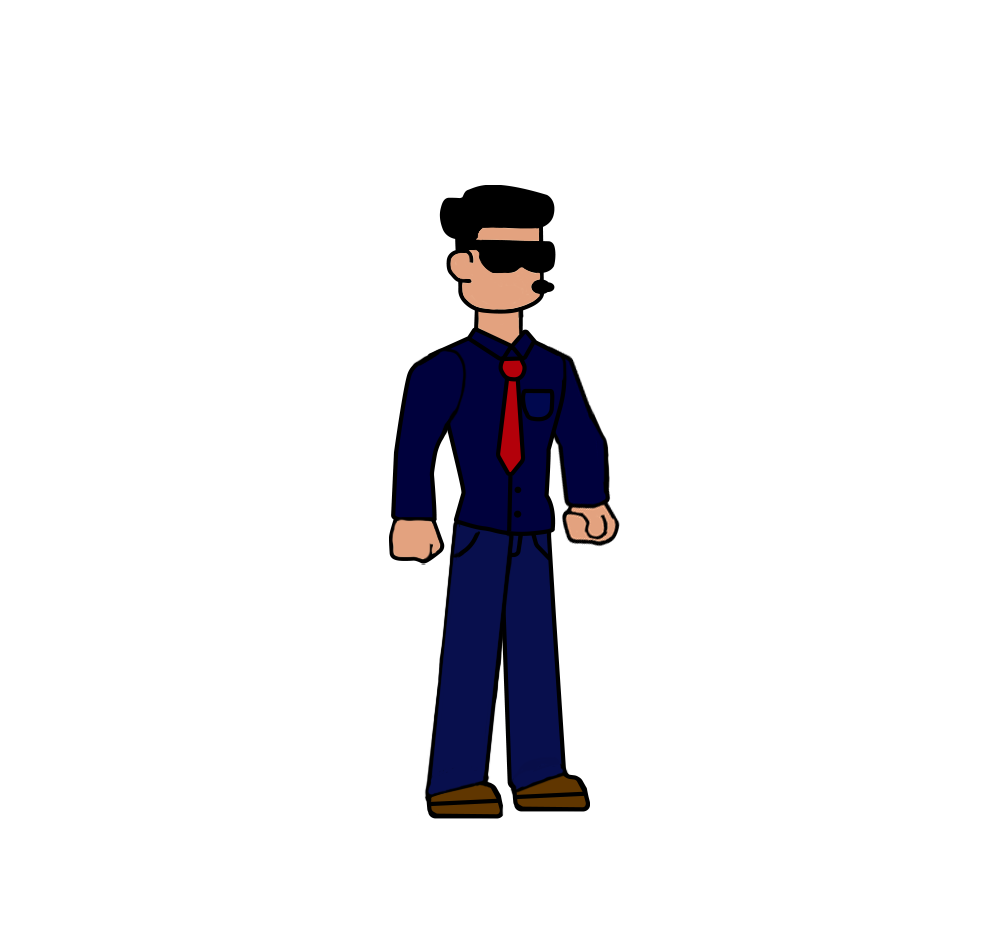
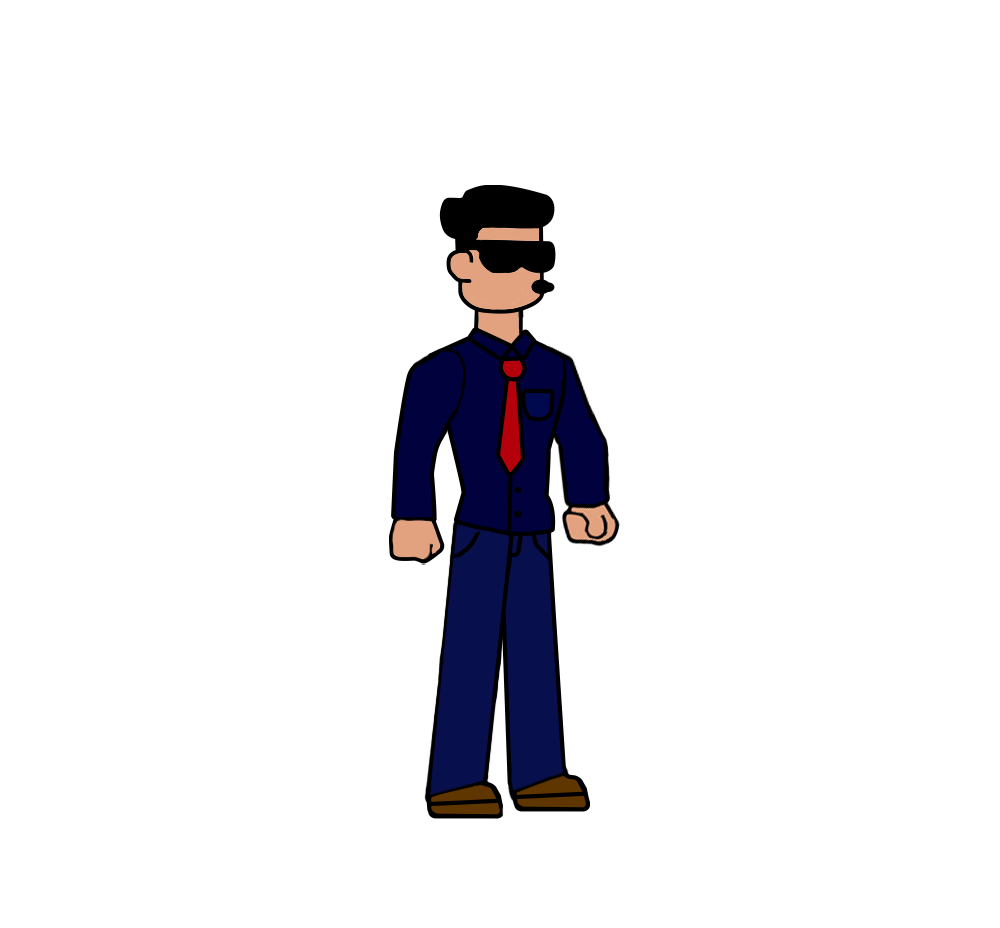
Before/after of a 1000x928 layered artwork. What changed in the layer stack:
painted on "left shoes" over [424, 765, 490, 796]
painted on "Left Leg" over [424, 774, 489, 803]
painted on "right shoes" over [510, 754, 567, 792]
painted on "Right Leg" over [507, 754, 569, 802]
